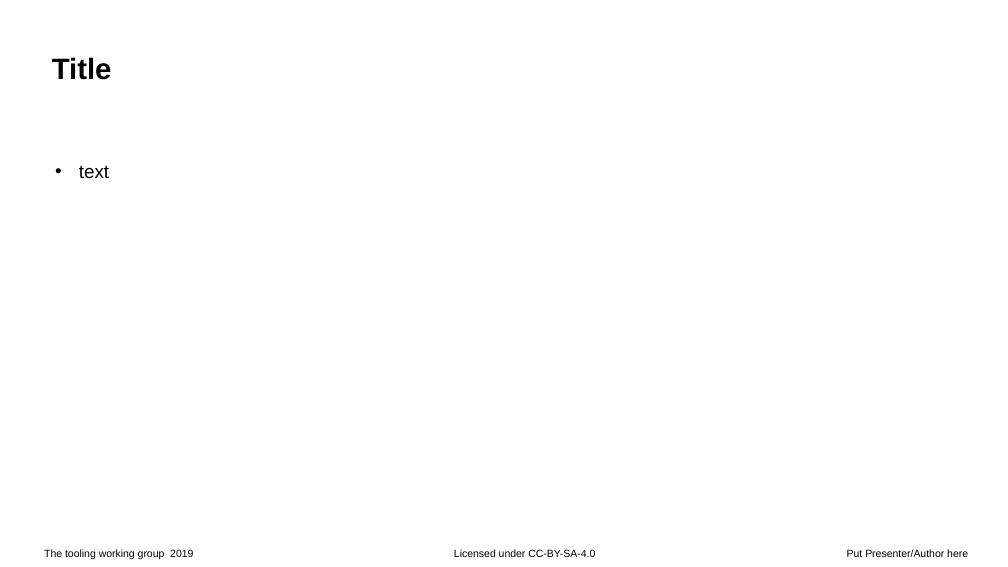
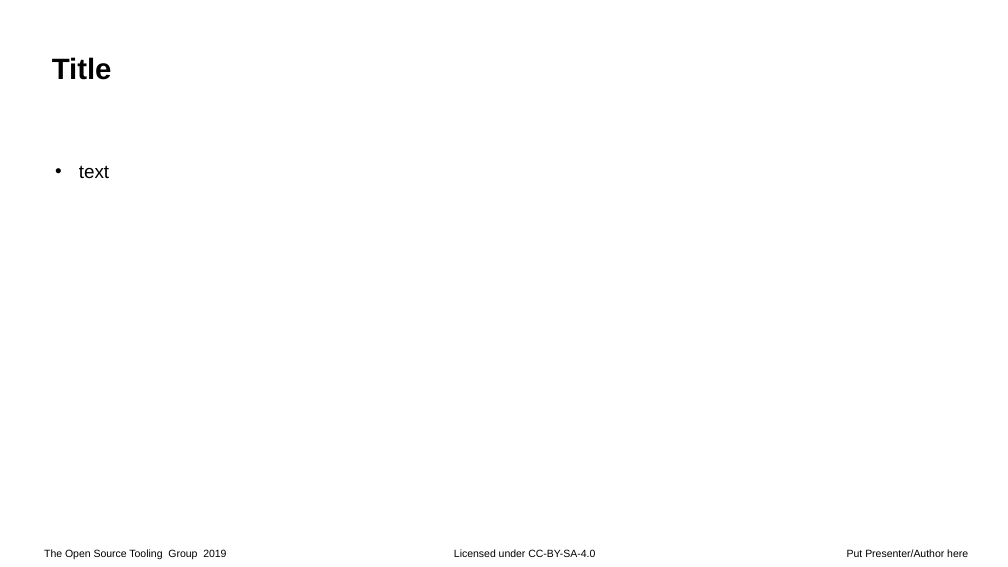
Before and after one commit to Open-Source-Compliance/Sharing-creates-value, a slide deck: slide 2 of Templates/Tooling-working-group-presentation-template.odp. Drawn at 1008x567 pixels with LibreOffice and Linux fonts; fonts in the diff are those of the drawing; background and template pictures are left out. Boxes give left, top, right and bottom in pixels: in the first picture for what was removed or moved away, otherwise in the second. Text is boxed around its words. In the diff, an @@ line names an element or a change of style, - is before the commit and + after.

```diff
--- a/Templates/Tooling-working-group-presentation-template.odp
+++ b/Templates/Tooling-working-group-presentation-template.odp
@@ text at <box>44,549,226,559</box>: text changed @@
-The tooling working group 2019
+The Open Source Tooling Group 2019
```
Also in this commit, not shown: 2 other slides changed, 1 other file.
